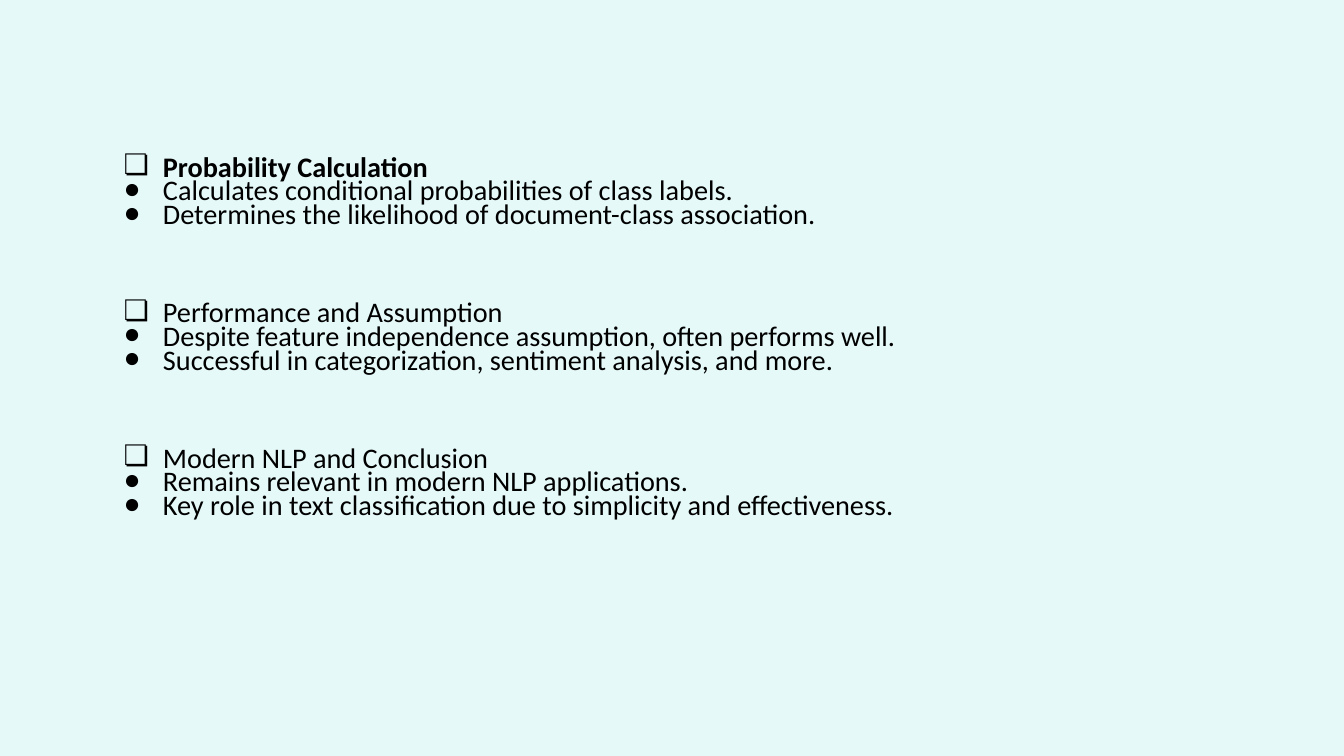
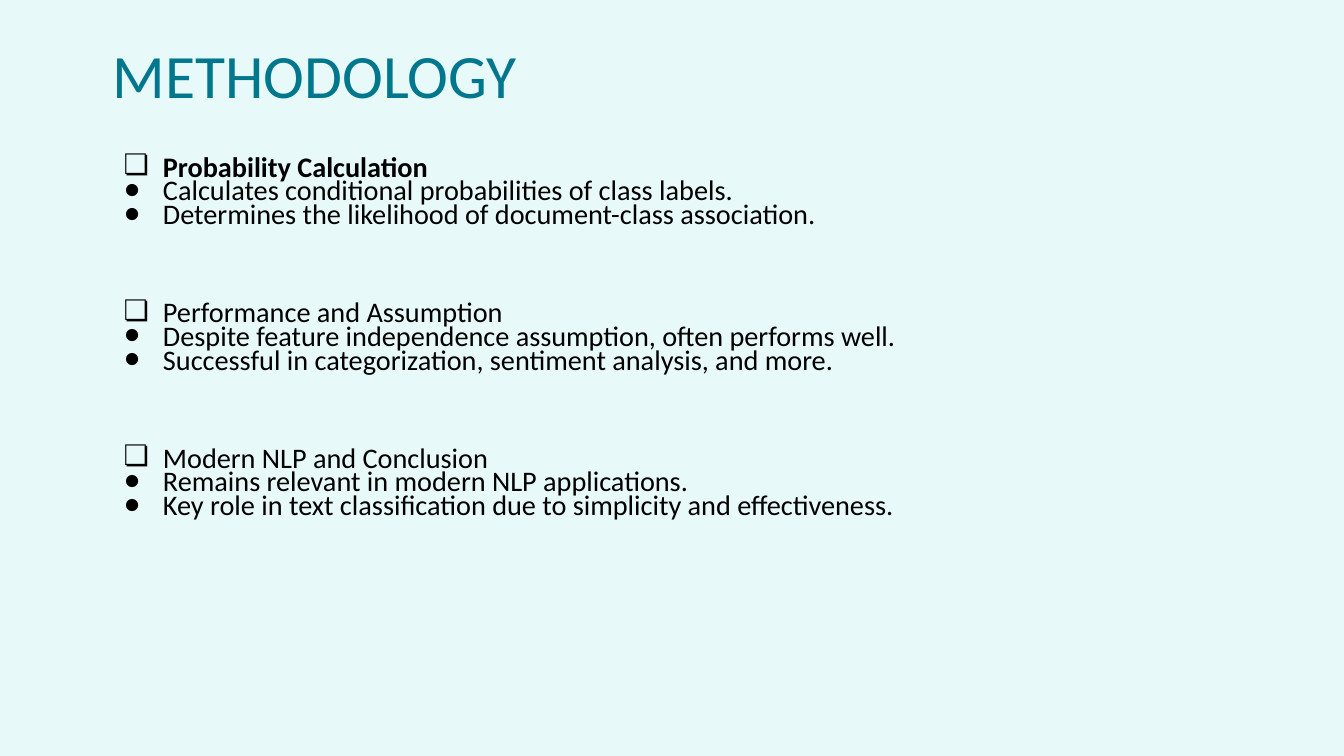
Before and after one commit to aag13/cse713, a slide deck: slide 5 of submission6/CSE713_Group 12_Submission 6.pptx. Drawn at 1344x756 pixels with LibreOffice and Linux fonts; fonts in the diff are those of the drawing. Boxes give left, top, right and bottom in pixels: in the first picture for what was removed or moved away, otherwise in the second. Text is boxed around its words. In the diff, an @@ line names an element or a change of style, - is before the commit and + after.

```diff
--- a/submission6/CSE713_Group 12_Submission 6.pptx
+++ b/submission6/CSE713_Group 12_Submission 6.pptx
@@ background #E4F9F9 at 89% opacity to #E4F9F9 at 88% opacity @@
@@ title added at [113,58,517,99], 44 pt, text #00778D @@
+METHODOLOGY
```
Also in this commit, not shown: 10 other slides changed, 4 slides added, 1 slide removed, 1 other file.
